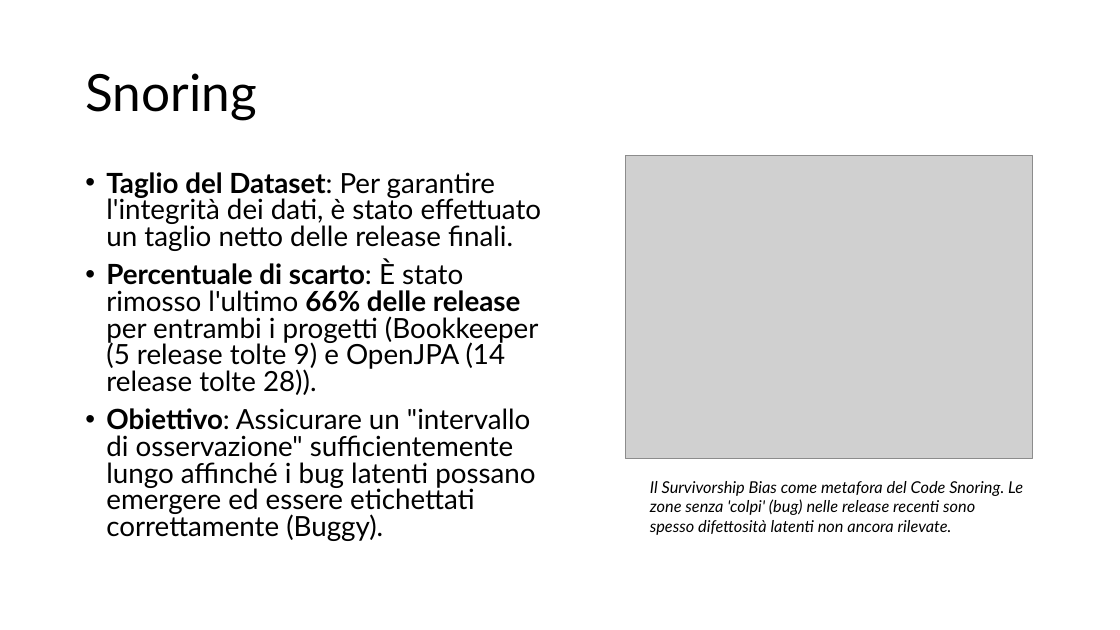
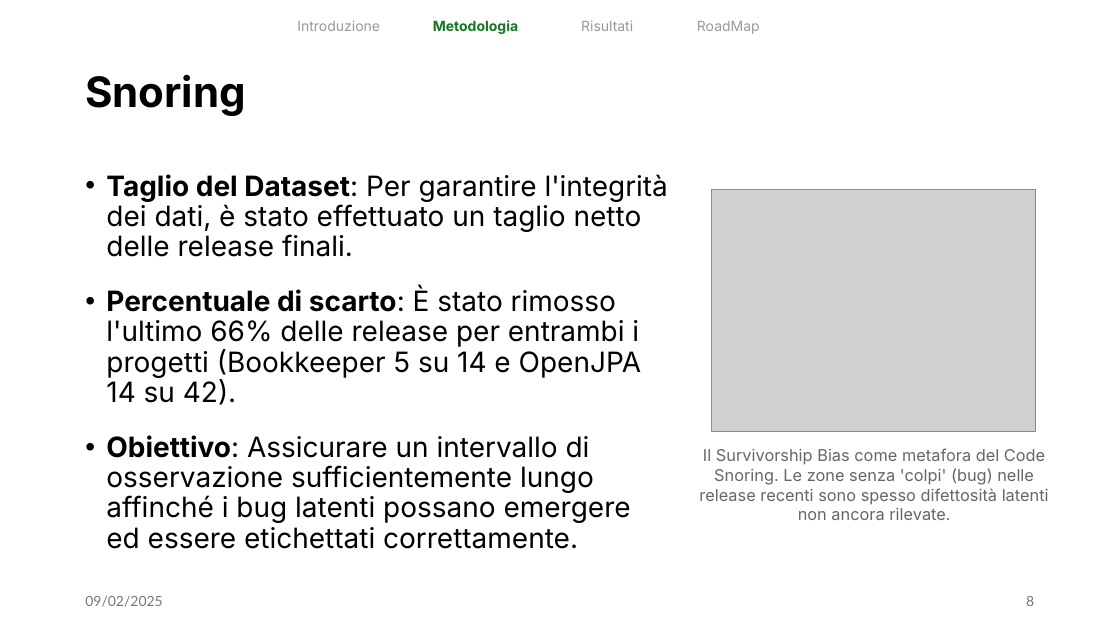
Before and after one commit to flavio-simonelli/ProjectAnalyzerAI, a slide deck: slide 8 of PresentazioneISW2Prediction.pptx. Drawn at 1120x630 pixels with LibreOffice and Linux fonts; fonts in the diff are those of the drawing; grey boxes stand for pictures. Boxes give left, top, right and bottom in pixels: in the first picture for what was removed or moved away, otherwise in the second. Text is boxed around its words. In the diff, an @@ line names an element or a change of style, - is before the commit and + after.

```diff
--- a/PresentazioneISW2Prediction.pptx
+++ b/PresentazioneISW2Prediction.pptx
@@ text added at (x1=297, y1=20, x2=380, y2=31), 12 pt, text #999999 @@
+Introduzione
@@ text added at (x1=433, y1=20, x2=518, y2=34), 12 pt, text #127622, bold @@
+Metodologia
@@ text added at (x1=581, y1=20, x2=633, y2=31), 12 pt, text #999999 @@
+Risultati
@@ text added at (x1=697, y1=21, x2=760, y2=34), 12 pt, text #999999 @@
+RoadMap
@@ title "Snoring" at (x1=85, y1=74, x2=246, y2=116): size 44 to 36 pt, font Lato to Inter, bold on @@
@@ text at (x1=106, y1=174, x2=668, y2=257): size 23.8 to 24 pt, font Lato to Inter in "Taglio del Dataset: Per garantire l'integrità dei ..."; line spacing 0.8 to 0.9; more space between paragraphs @@
@@ picture resized from (x1=625, y1=155, x2=1033, y2=459) to (x1=712, y1=190, x2=1036, y2=432) @@
@@ text at (x1=106, y1=288, x2=641, y2=549): text changed; size 23.8 to 24 pt; font Lato to Inter @@
-• Percentuale di scarto: È stato rimosso l'ultimo 66% delle release per entrambi i progetti (Bookkeeper (5 release tolte 9) e OpenJPA (14 release tolte 28)).
-• Obiettivo: Assicurare un "intervallo di osservazione" sufficientemente lungo affinché i bug latenti possano emergere ed essere etichettati correttamente (Buggy).
+• Percentuale di scarto: È stato rimosso l'ultimo 66% delle release per entrambi i progetti (Bookkeeper 5 su 14 e OpenJPA 14 su 42).
+• Obiettivo: Assicurare un intervallo di osservazione sufficientemente lungo affinché i bug latenti possano emergere ed essere etichettati correttamente.
@@ text "Il Survivorship Bias come metafora ..." moved from (x1=650, y1=481, x2=1023, y2=535) to (x1=699, y1=448, x2=1049, y2=520) @@
@@ text "Il Survivorship Bias come metafora ..." at (x1=699, y1=448, x2=1049, y2=520): font Lato to Inter, text colour #000000 to #666666, italic off; alignment left to centre @@
@@ text added at (x1=85, y1=596, x2=162, y2=607), 12 pt, text #797979 @@
+09/02/2025
@@ page number added at (x1=1026, y1=596, x2=1034, y2=606), 12 pt, text #797979 @@
+8
```
Also in this commit, not shown: 18 other slides changed, 4 slides added, 3 slides removed, 1 other file.
